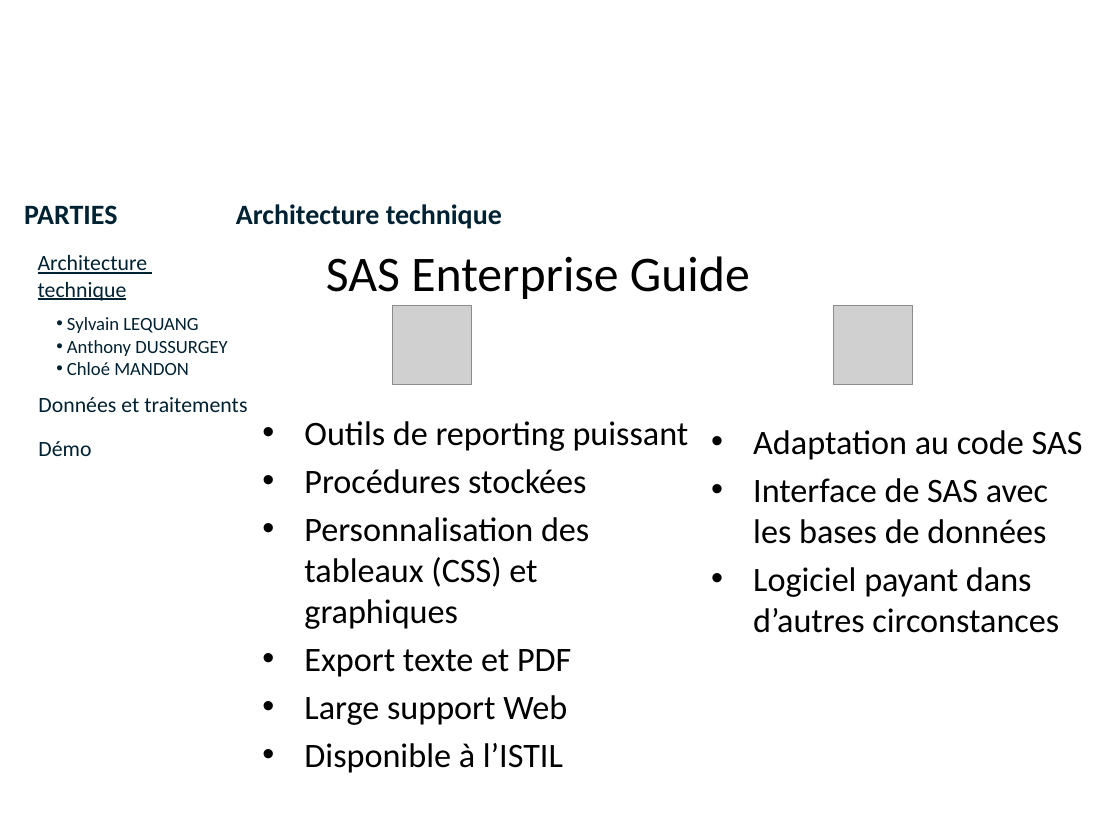
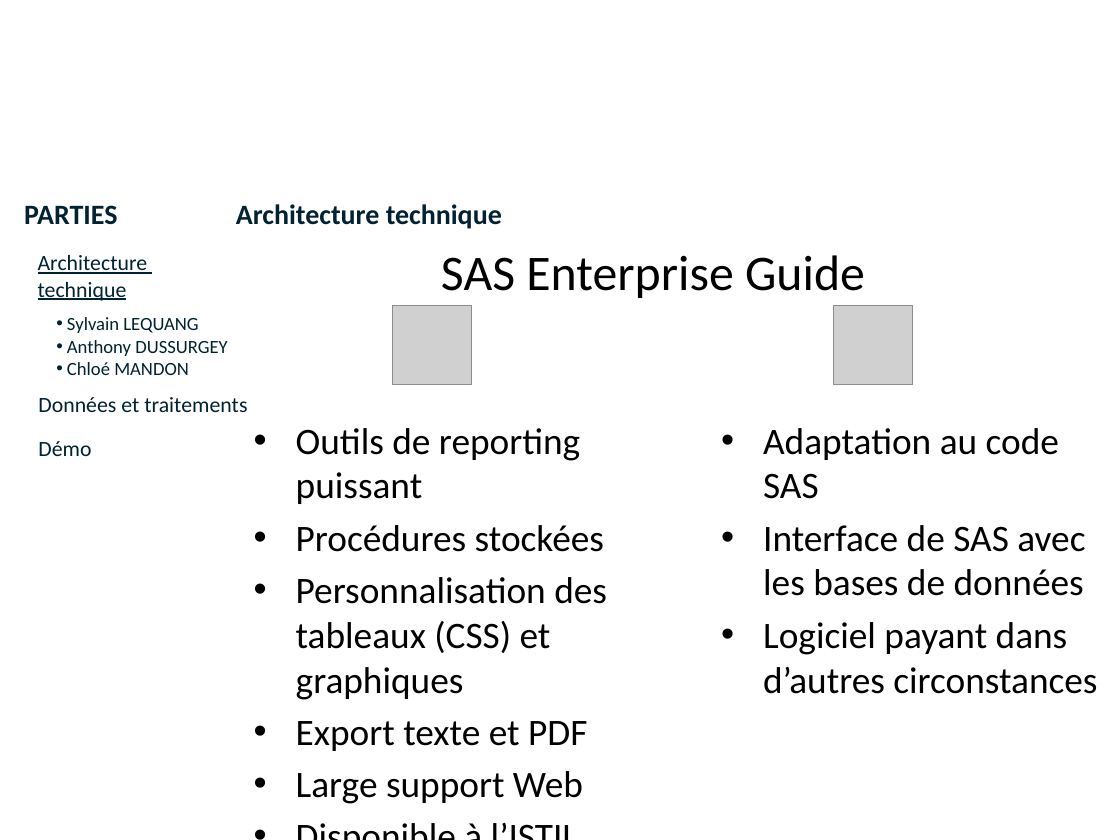
Before and after one commit to lobtec/dartiesgroupe2, a slide deck: slide 11 of PROJET/Soutenance Finale/slides_Architecture_Restitution.pptx. Drawn at 1120x840 pixels with LibreOffice and Linux fonts; fonts in the diff are those of the drawing; grey boxes stand for pictures; background and template pictures are left out. Boxes give left, top, right and bottom in pixels: in the first picture for what was removed or moved away, otherwise in the second. Text is boxed around its words. In the diff, an @@ line names an element or a change of style, - is before the commit and + after.

```diff
--- a/PROJET/Soutenance Finale/slides_Architecture_Restitution.pptx
+++ b/PROJET/Soutenance Finale/slides_Architecture_Restitution.pptx
@@ text "SAS Enterprise Guide" moved from (x1=326, y1=256, x2=750, y2=299) to (x1=441, y1=255, x2=865, y2=298) @@
@@ text "SAS Enterprise Guide" at (x1=441, y1=255, x2=865, y2=298): list level 2 to 1 in "SAS Enterprise Guide" @@
@@ text "Outils de reporting puissant" moved from (x1=304, y1=421, x2=689, y2=773) to (x1=296, y1=428, x2=607, y2=804) @@
@@ text "Outils de reporting puissant" at (x1=296, y1=428, x2=607, y2=804): size 22 to 24 pt; list level 2 to 1 in "Outils de reporting puissant"; list level 2 to 1 in "Procédures stockées"; list level 2 to 1 in "Personnalisation des tableaux (CSS) et ..."; list level 2 to 1 in "Export texte et PDF"; list level 2 to 1 in "Large support Web"; list level 2 to 1 in "Disponible à l’ISTIL" @@
@@ text "Adaptation au code SAS" moved from (x1=753, y1=430, x2=1083, y2=633) to (x1=763, y1=428, x2=1097, y2=694) @@
@@ text "Adaptation au code SAS" at (x1=763, y1=428, x2=1097, y2=694): size 22 to 24 pt; list level 2 to 1 in "Adaptation au code SAS"; list level 2 to 1 in "Interface de SAS avec les ..."; list level 2 to 1 in "Logiciel payant dans d’autres circonstances" @@
```
Also in this commit, not shown: 10 other slides changed.
